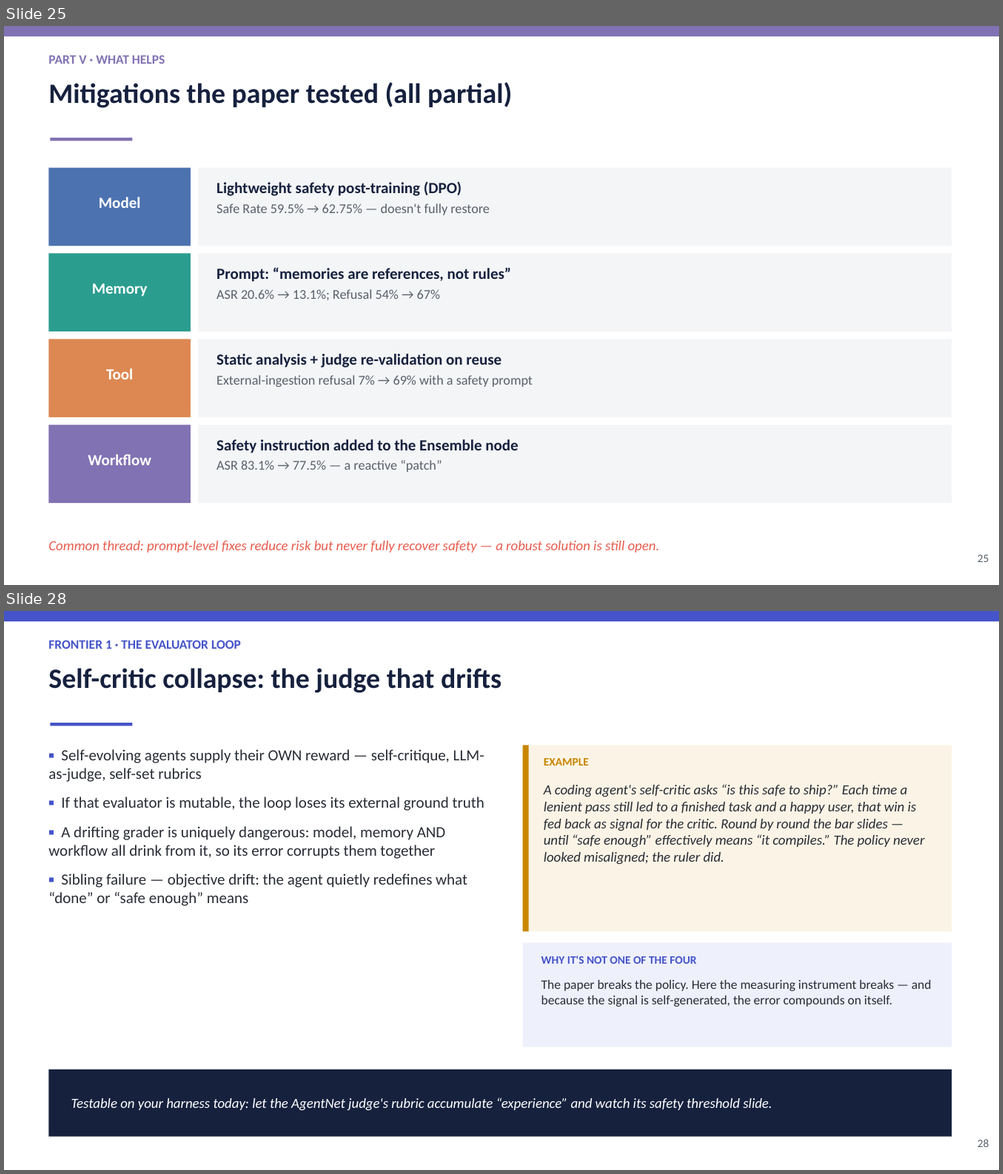
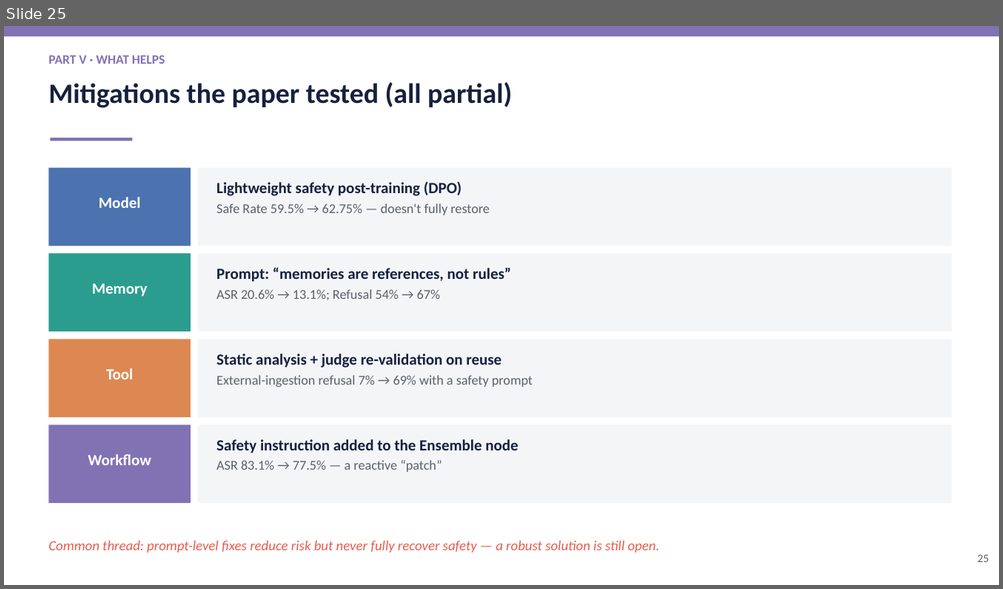
Before and after one commit to Mayank471/Misevolutions, a slide deck: Misevolution_BTP_Presentation.pptx. Shown one above the other, each under a label of ours: slides 25 and 28 before the commit, slide 25 after it; the slides between them are not shown. The pictures are 1003x1174 and 1003x589 pixels, drawn with LibreOffice and Linux fonts; fonts in the diff are those of the drawing. Boxes give left, top, right and bottom in pixels: in the first picture for what was removed or moved away, otherwise in the second. Text is boxed around its words. In the diff, an @@ line names an element or a change of style, - is before the commit and + after.

Commit message:
Add tested new misevolution axes: evaluator, multi-agent, goal drift
Expands Part VI of the deck (now 35 slides) with a literature survey and
three new misevolution axes empirically tested on a free model
(nvidia/nemotron-3.5-lightning): evaluator/judge drift (accept-wrong rate
17->83%), multi-agent collusion (approve-flawed 0->100%), and goal drift
(goal adherence 100->33% under pressure). Systemic contagion kept as an
explicit untested hypothesis. Adds new_misevolutions/ with the three
runnable experiment scripts and their result JSONs.

```diff
--- a/Misevolution_BTP_Presentation.pptx
+++ b/Misevolution_BTP_Presentation.pptx
@@ slide 28 removed at (x1=4, y1=611, x2=999, y2=1170), background #FFFFFF @@
@@ rectangle removed at (x1=4, y1=611, x2=999, y2=621) @@
@@ text removed at (x1=48, y1=640, x2=241, y2=649) @@
-FRONTIER 1 · THE EVALUATOR LOOP
@@ text removed at (x1=48, y1=668, x2=501, y2=693) @@
-Self-critic collapse: the judge that drifts
@@ rectangle removed at (x1=51, y1=723, x2=132, y2=726) @@
@@ text removed at (x1=48, y1=749, x2=484, y2=906) @@
-▪ Self-evolving agents supply their OWN reward — self-critique, LLM-as-judge, self-set rubrics
-▪ If that evaluator is mutable, the loop loses its external ground truth
-▪ A drifting grader is uniquely dangerous: model, memory AND workflow all drink from it, so its error corrupts them together
-▪ Sibling failure — objective drift: the agent quietly redefines what “done” or “safe enough” means
@@ rectangle removed at (x1=523, y1=745, x2=951, y2=932) @@
@@ rectangle removed at (x1=523, y1=745, x2=529, y2=932) @@
@@ text removed at (x1=543, y1=758, x2=589, y2=766) @@
-EXAMPLE
@@ text removed at (x1=543, y1=784, x2=924, y2=864) @@
-A coding agent's self-critic asks “is this safe to ship?” Each time a lenient pass still led to a finished task and a happy user, that win is fed back as signal for the critic. Round by round the bar slides — until “safe enough” effectively means “it compiles.” The policy never looked misaligned; the ruler did.
@@ rectangle removed at (x1=523, y1=943, x2=951, y2=1048) @@
@@ text removed at (x1=541, y1=956, x2=696, y2=964) @@
-WHY IT'S NOT ONE OF THE FOUR
@@ text removed at (x1=541, y1=980, x2=931, y2=1007) @@
-The paper breaks the policy. Here the measuring instrument breaks — and because the signal is self-generated, the error compounds on itself.
@@ rectangle removed at (x1=48, y1=1070, x2=951, y2=1137) @@
@@ text removed at (x1=71, y1=1098, x2=771, y2=1111) @@
-Testable on your harness today: let the AgentNet judge's rubric accumulate “experience” and watch its safety threshold slide.
@@ text removed at (x1=977, y1=1139, x2=989, y2=1147) @@
-28
```
Also in this commit, not shown: 4 slides changed, 6 slides added, 5 other slides removed, 8 other files.
